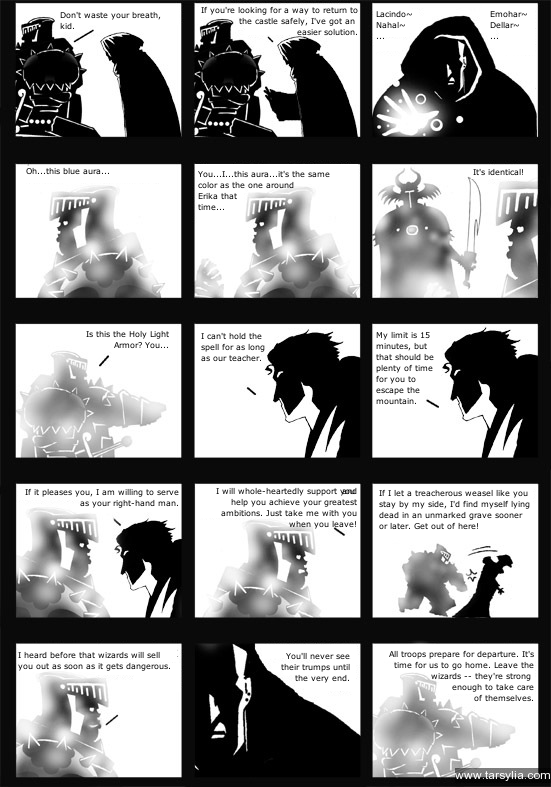
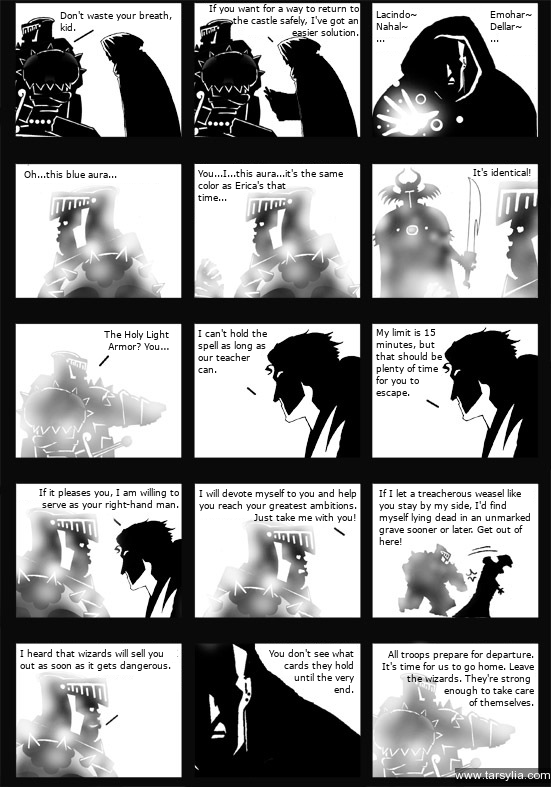
Layers edited between the first and the second 551×787 image:
painted on "Don't waste your breath, kid." over bbox(60, 11, 172, 31)
renamed "If you're looking for a way to..." to "If you want for a way to retur...", painted on it over bbox(201, 4, 359, 36)
painted on "Emohar~ ..." over bbox(490, 10, 532, 42)
painted on "Lacindo~ ..." over bbox(376, 10, 417, 42)
painted on "Oh...this blue aura..." over bbox(24, 167, 117, 178)
painted on "You...I...this aura...it's the..." over bbox(198, 169, 343, 211)
painted on "It's identical!" over bbox(473, 168, 531, 176)
renamed "Is this the Holy Light Armor? ..." to "The Holy Light Armor? You...", painted on it over bbox(86, 330, 169, 350)
renamed "I can't hold the spell for as ..." to "I can't hold the spell as long...", painted on it over bbox(198, 329, 267, 373)
painted on "My limit is 15 minutes, but th..." over bbox(376, 328, 442, 405)
painted on "If it pleases you, I am willin..." over bbox(25, 488, 179, 510)
renamed "I will whole-heartedly support..." to "I will devote myself to you an...", painted on it over bbox(199, 487, 357, 529)
painted on "If I let a treacherous weasel ..." over bbox(379, 489, 530, 545)
renamed "I heard before that wizards wi..." to "I heard that wizards will sell...", painted on it over bbox(18, 649, 171, 671)
renamed "You'll never see their trumps ..." to "You don't see what cards they ...", painted on it over bbox(269, 649, 354, 693)
painted on "All troops prepare for departu..." over bbox(382, 650, 534, 706)
